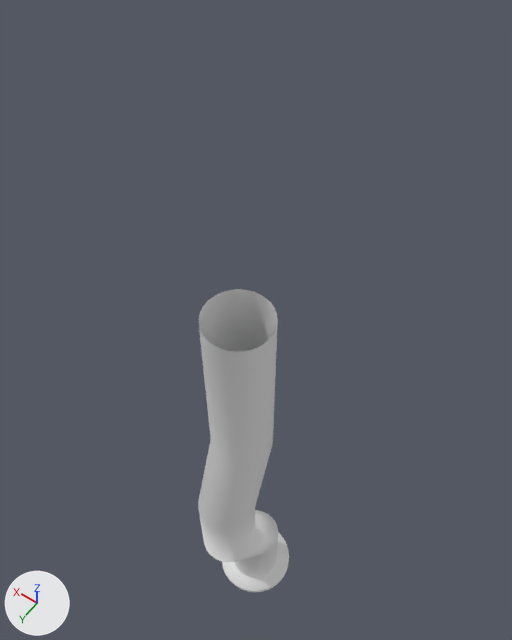
Before and after pictures for a commit that changed the FBX model PowerHour/Assets/Models/Austin/Crooked_Pipes.fbx.
The view is the same before and after, from a 50 mm camera at (-1.09, 1.51, 5.26) aimed at (0.23, -0.33, 2.36). Every picture has the same lights, and +X, +Y and +Z are marked at lower left. Where no turn or scale is listed for an object, it has been applied to the vertices. Vertices at the same position are counted once.

Script lines for the objects in view, before the commit:
```python
me_cylinder = bpy.data.meshes.new('Cylinder')
me_cylinder.from_pydata(...)  # 257 vertices, 193 faces; spans x -0.25..0.25, y -0.25..0.43, z -0.24..2.8
ob_cylinder = bpy.data.objects.new('Cylinder', me_cylinder)
ob_cylinder.location = (0.0, 0.0, 0.2)
```
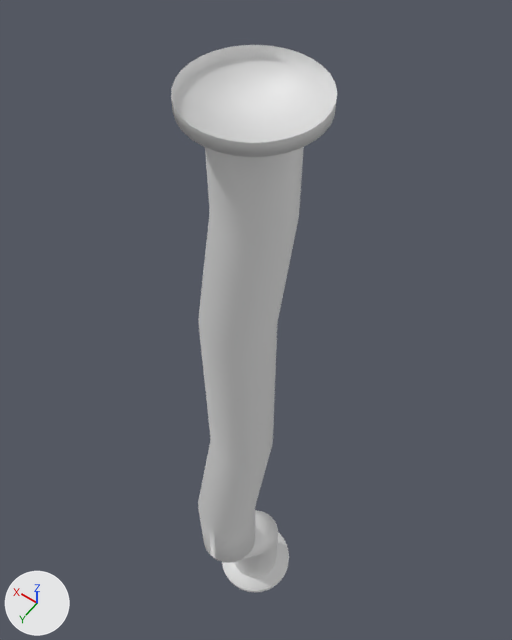
The newer file is also rescaled (x0.16) as a whole; pictures and numbers use the older file's frame.

The change in detail:
me_cylinder is used by ob_cylinder; location (0.0, 0.0, 0.2).
me_cylinder had 257 vertices, 193 faces and spanned x -0.25..0.25, y -0.25..0.43, z -0.24..2.8.
me_cylinder now has 384 vertices, 290 faces and spans x -0.25..0.25, y -0.25..0.43, z -0.2..3.8.
me_cylinder part 1: a new loose piece of 64 vertices spanning x -0.25..0.25, y -0.25..0.25, z 3.75..3.8.
Part 2, on me_cylinder:
20 new vertices lie (0.0, -0.12, 0.5) away from vertices in x -0.16..0.16, y -0.04..0.28, z 2.8.
20 new vertices lie (0.0, 0.0, 0.45) away from vertices in x -0.16..0.16, y -0.16..0.16, z 3.3.
12 new vertices lie (0.0, -0.11, 0.5) away from vertices in x -0.16..0.16, y -0.02..0.27, z 2.8.
12 new vertices lie (0.0, 0.0, 0.45) away from vertices in x -0.16..0.16, y -0.13..0.16, z 3.3.
64 new faces join them.

Where the change shows, as pixel boxes [x1, y1, x2, y2] in the pictures (512 x 640 px):
'Cylinder', reshaped (82% wider, 80% taller): before [198, 289, 289, 592]; after [171, 45, 337, 592]
part 1 of me_cylinder, added: after [171, 45, 337, 157]
part 2 of me_cylinder, added: after [198, 147, 304, 352]
